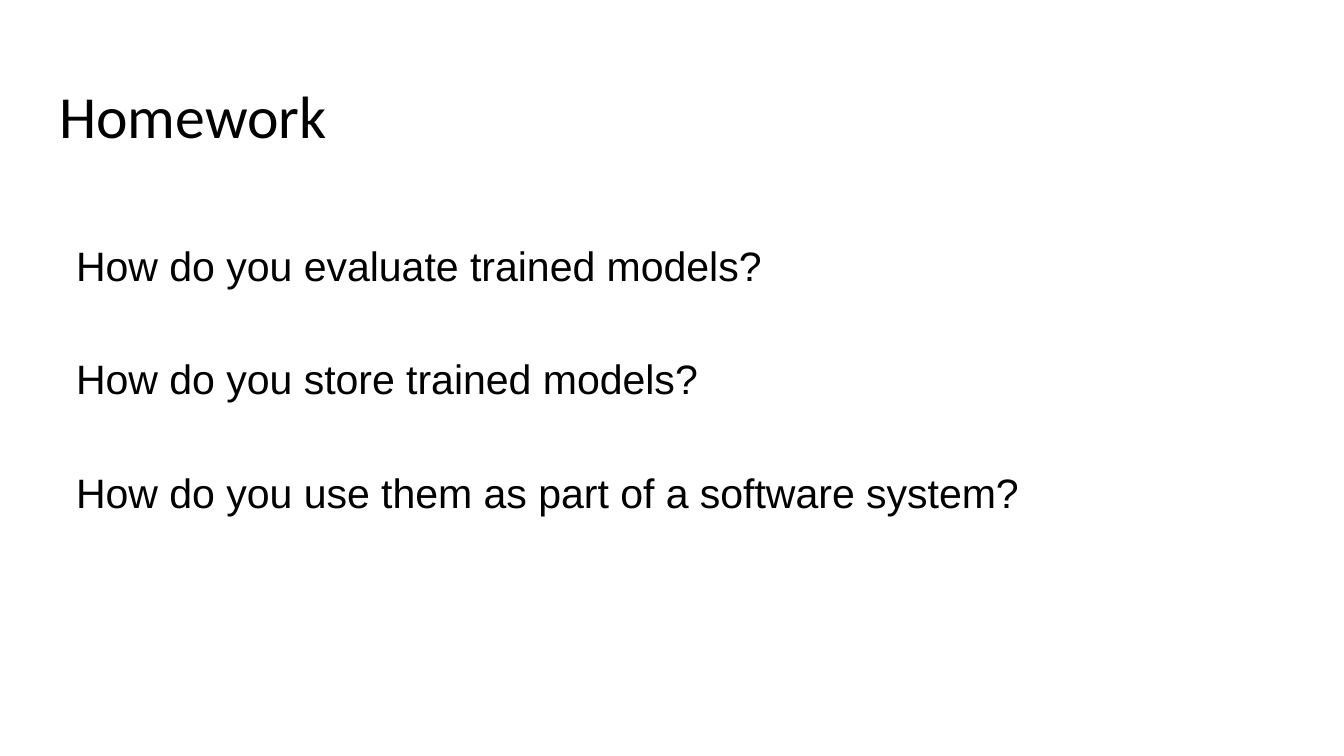
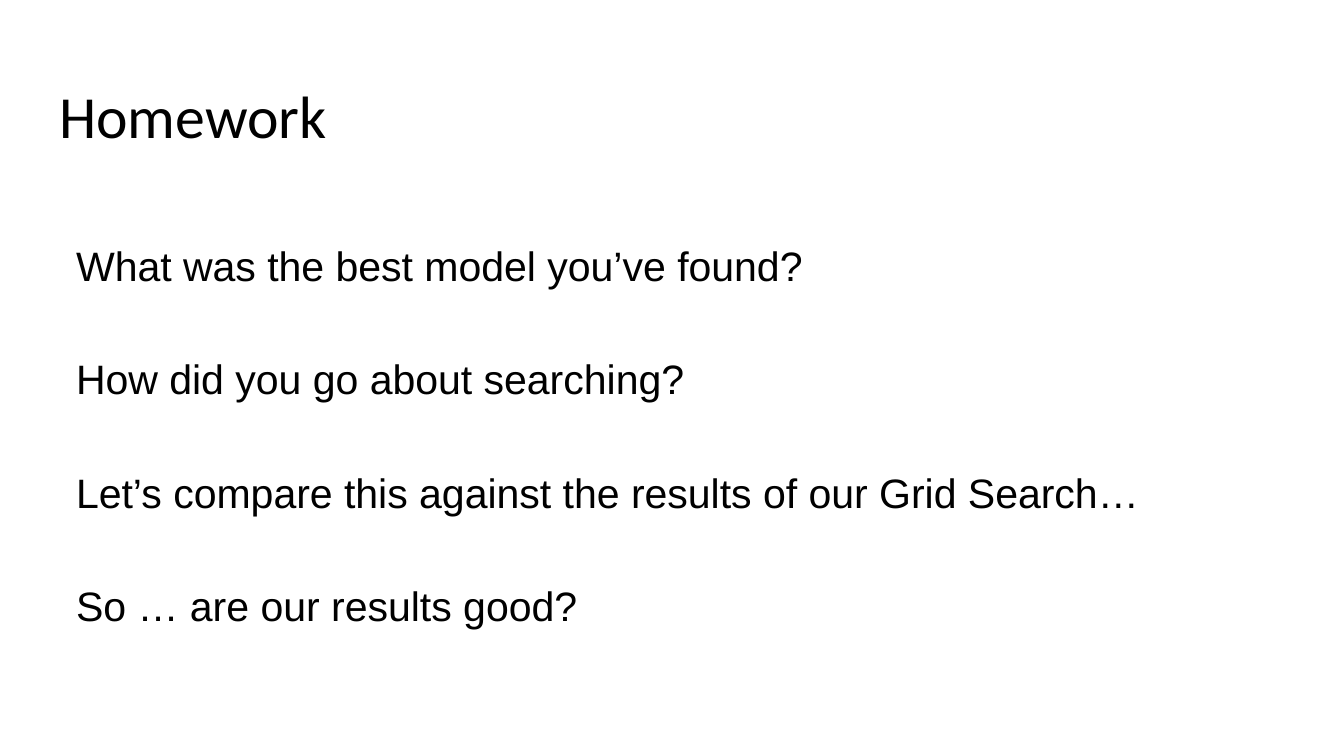
Before and after one commit to frank-trollmann/machine-learning_example-project, a slide deck: slide 2 of documentation/Session 3.pptx. Drawn at 1344x756 pixels with LibreOffice and Linux fonts; fonts in the diff are those of the drawing. Boxes give left, top, right and bottom in pixels: in the first picture for what was removed or moved away, otherwise in the second. Text is boxed around its words. In the diff, an @@ line names an element or a change of style, - is before the commit and + after.

```diff
--- a/documentation/Session 3.pptx
+++ b/documentation/Session 3.pptx
@@ text at (x1=76, y1=251, x2=1139, y2=629): text changed @@
-How do you evaluate trained models?
-How do you store trained models?
-How do you use them as part of a software system?
+What was the best model you’ve found?
+How did you go about searching?
+Let’s compare this against the results of our Grid Search…
+So … are our results good?
```
Also in this commit, not shown: 3 other slides changed, 3 other files.
